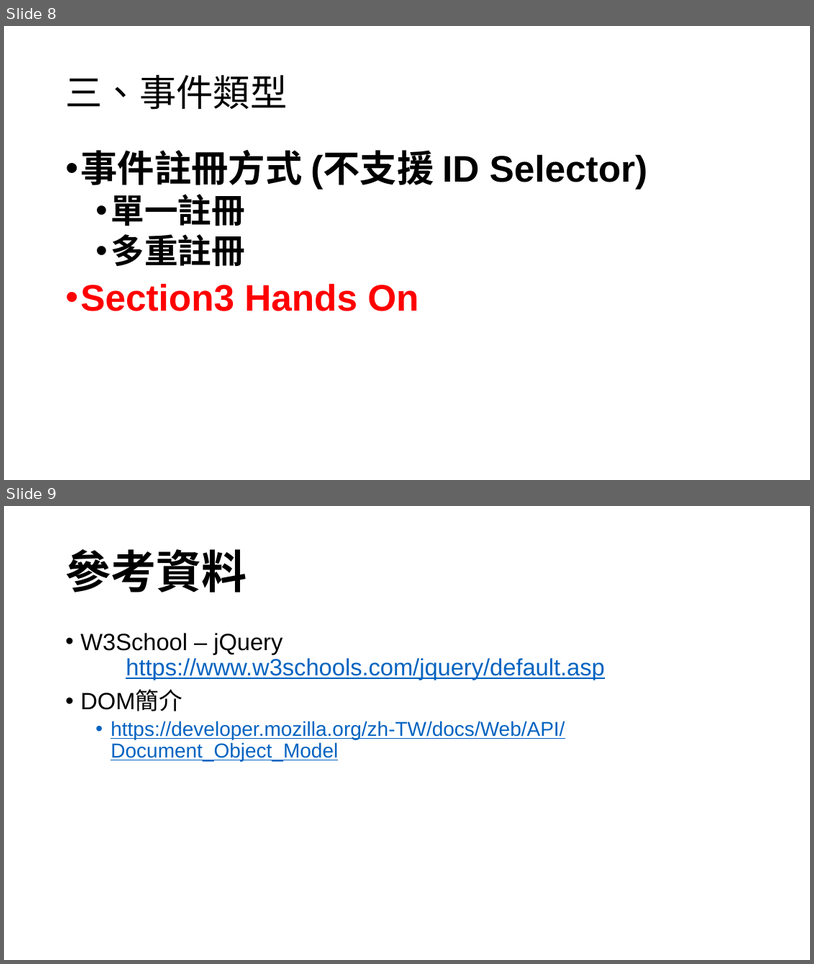
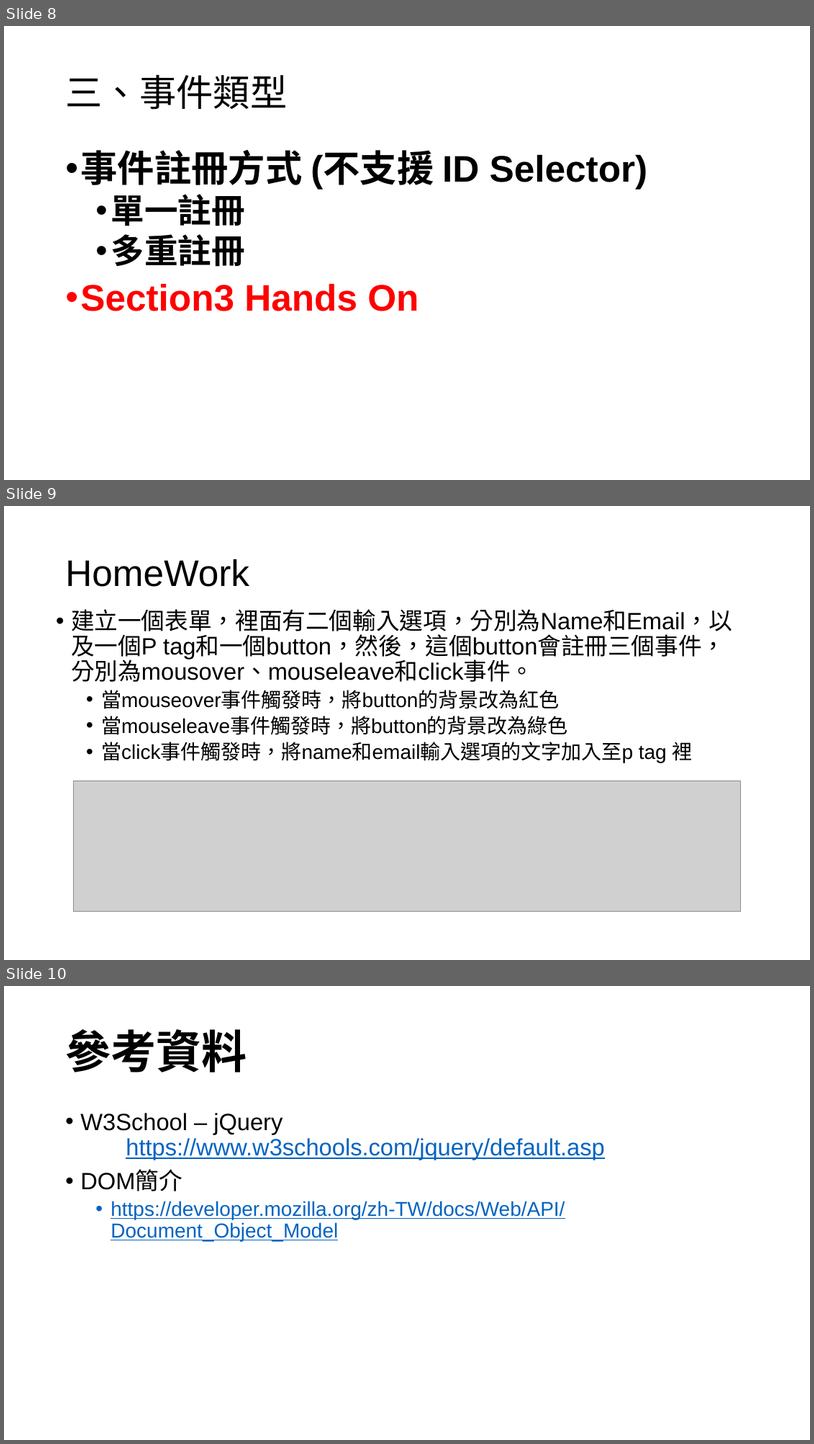
Before and after one commit to Benknightdark/jquerytutorial, a slide deck: jquerytutorial.pptx. Shown one above the other, each under a label of ours: slides 8 and 9 before the commit, slides 8, 9 and 10 after it. The pictures are 814x964 and 814x1444 pixels, drawn with LibreOffice and Linux fonts; fonts in the diff are those of the drawing; grey boxes stand for pictures. Boxes give left, top, right and bottom in pixels: in the first picture for what was removed or moved away, otherwise in the second. Text is boxed around its words. In the diff, an @@ line names an element or a change of style, - is before the commit and + after.

Commit message:
OK

```diff
--- a/jquerytutorial.pptx
+++ b/jquerytutorial.pptx
@@ slide 9 added at [4, 506, 810, 960], background #FFFFFF @@
@@ title added at [65, 559, 250, 587], 44 pt, text #000000 @@
+HomeWork
@@ text added at [71, 609, 733, 763], 28 pt, text #000000 @@
+• 建立一個表單，裡面有二個輸入選項，分別為Name和Email，以及一個P tag和一個button，然後，這個button會註冊三個事件，分別為mousover、mouseleave和click事件。
+  • 當mouseover事件觸發時，將button的背景改為紅色
+  • 當mouseleave事件觸發時，將button的背景改為綠色
+  • 當click事件觸發時，將name和email輸入選項的文字加入至p tag 裡
@@ picture added at [74, 780, 741, 912] @@
@@ what was slide 9 is now slide 10 @@
```
